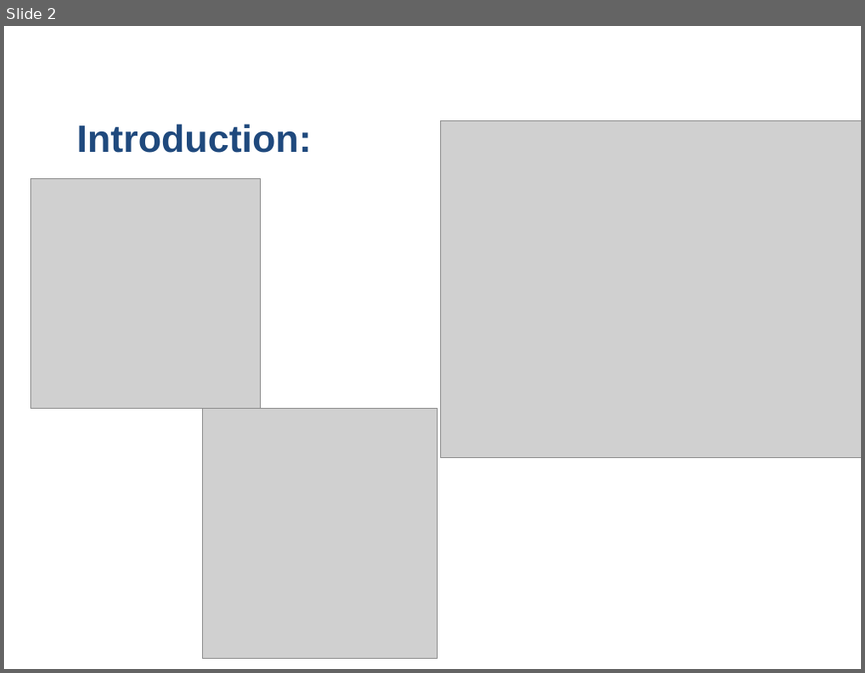
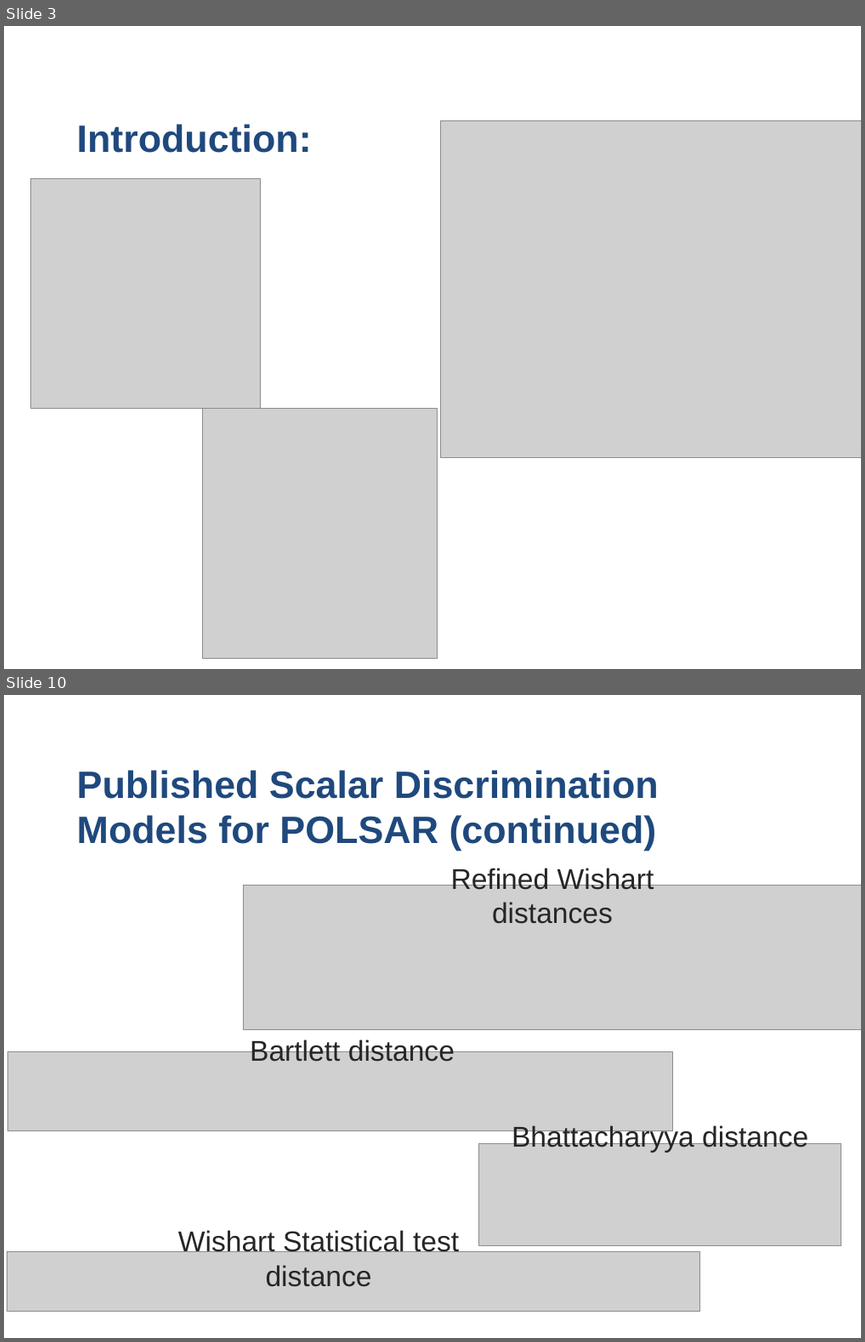
Before and after one commit to stivo-suong/thesis-latex-dev, a slide deck: oral_defense/Scalar & Homoskedastic Models for SAR & POLSAR.pptx.ppt. Shown one above the other, each under a label of ours: slide 2 before the commit, slides 3 and 10 after it; the slides between them are not shown. The pictures are 865x673 and 865x1342 pixels, drawn with LibreOffice and Linux fonts; fonts in the diff are those of the drawing; grey boxes stand for pictures; background and template pictures are left out. Boxes give left, top, right and bottom in pixels: in the first picture for what was removed or moved away, otherwise in the second. Text is boxed around its words. In the diff, an @@ line names an element or a change of style, - is before the commit and + after.

```diff
--- a/oral_defense/Scalar & Homoskedastic Models for SAR & POLSAR.pptx.ppt
+++ b/oral_defense/Scalar & Homoskedastic Models for SAR & POLSAR.pptx.ppt
@@ slide 10 added at <box>4,695,861,1338</box>, background #FFFFFF @@
@@ title added at <box>77,770,658,851</box>, 32 pt, text #1F497D, bold @@
+Published Scalar Discrimination Models for POLSAR (continued)
@@ text added at <box>451,866,654,924</box>, 24 pt, text #262626 @@
+Refined Wishart distances
@@ picture added at <box>244,885,861,1030</box> @@
@@ picture added at <box>7,1051,672,1131</box> @@
@@ text added at <box>250,1038,454,1061</box>, 24 pt, text #262626 @@
+Bartlett distance
@@ text added at <box>511,1123,808,1152</box>, 24 pt, text #262626 @@
+Bhattacharyya distance
@@ picture added at <box>478,1143,841,1246</box> @@
@@ text added at <box>178,1229,459,1287</box>, 24 pt, text #262626 @@
+Wishart Statistical test distance
@@ picture added at <box>7,1251,699,1311</box> @@
@@ what was slide 2 is now slide 3 @@
```
Also in this commit, not shown: 3 slides changed, 16 other slides added, 6 slides removed.
